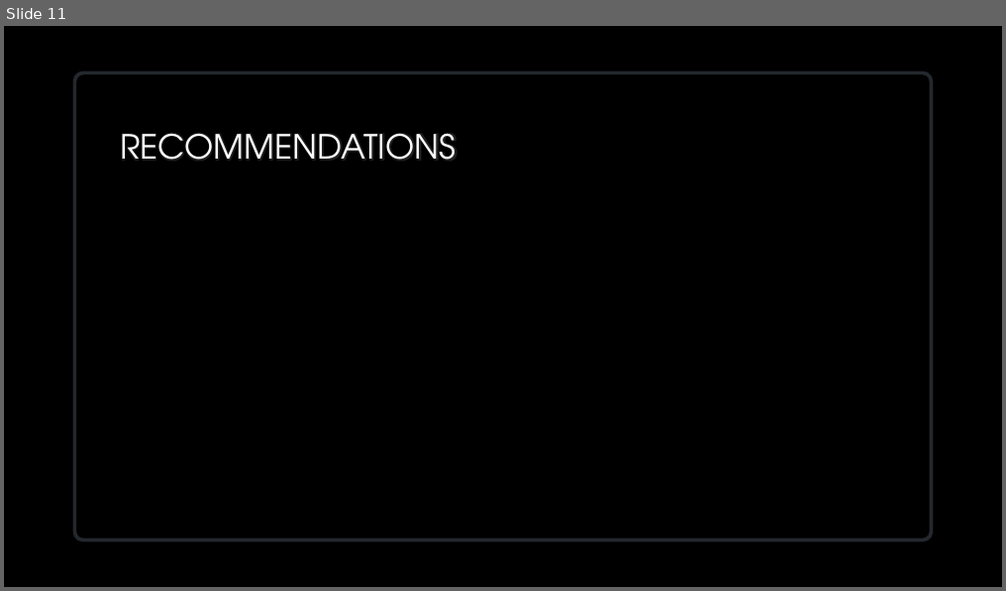
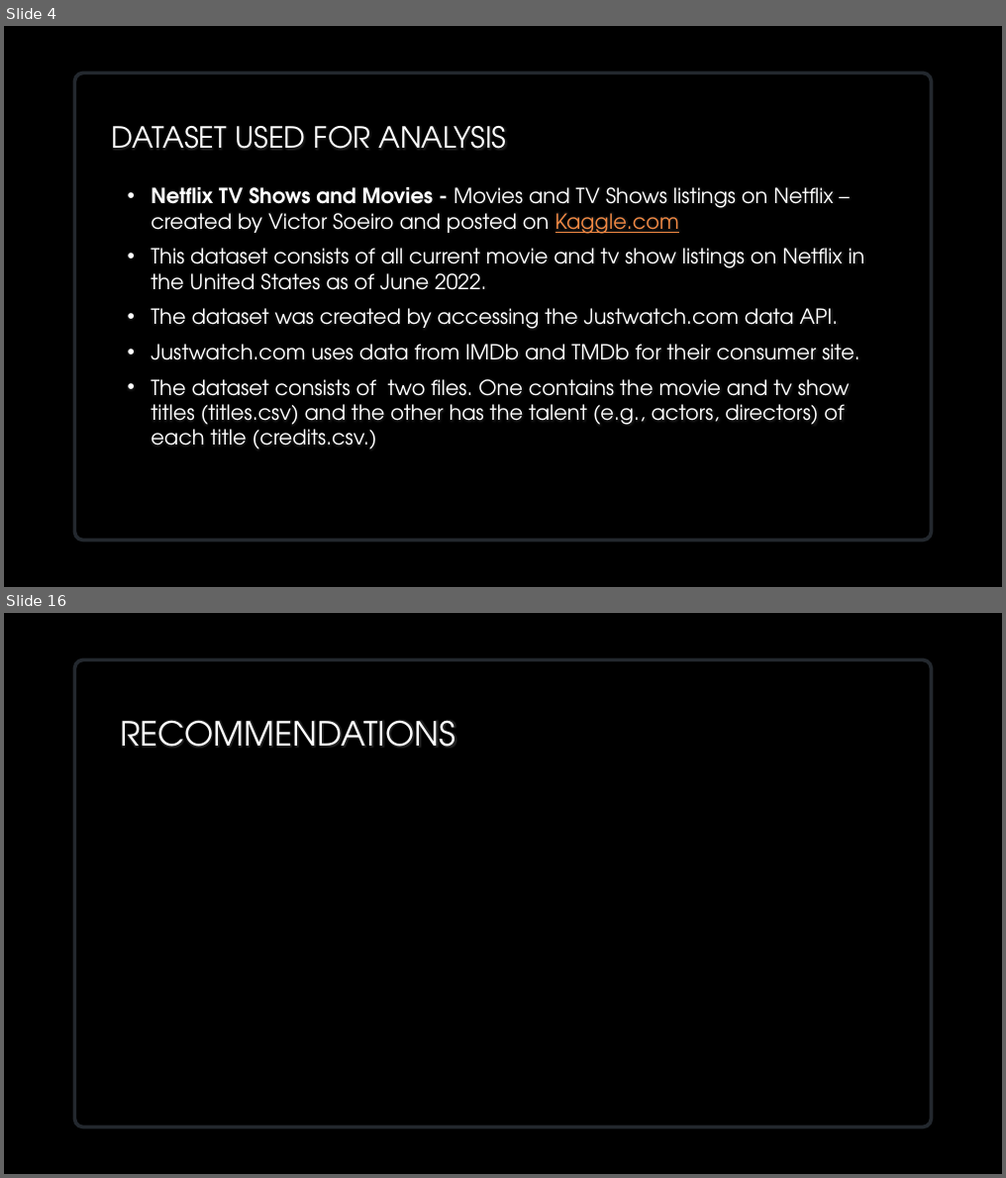
Before and after one commit to VedranaGATech/Project_1_Neflix_and_Chill, a slide deck: Group 1 Presentation 1.pptx. Shown one above the other, each under a label of ours: slide 11 before the commit, slides 4 and 16 after it; the slides between them are not shown. The pictures are 1006x591 and 1006x1178 pixels, drawn with LibreOffice and Linux fonts; fonts in the diff are those of the drawing; background and template pictures are left out. Boxes give left, top, right and bottom in pixels: in the first picture for what was removed or moved away, otherwise in the second. Text is boxed around its words. In the diff, an @@ line names an element or a change of style, - is before the commit and + after.

```diff
--- a/Group 1 Presentation 1.pptx
+++ b/Group 1 Presentation 1.pptx
@@ slide 4 added at box(4, 26, 1002, 587), background picture (left out) @@
@@ rounded rectangle added at box(74, 74, 931, 541), fill #000000, outline #282E35 3.5 pt @@
@@ title added at box(111, 126, 506, 149), 28 pt, text gradient #FFFFFF to #A6A6A6 @@
+DATASET USED FOR ANALYSIS
@@ text added at box(151, 187, 865, 450), 20 pt, text gradient #FFFFFF to #BFBFBF @@
+• Netflix TV Shows and Movies - Movies and TV Shows listings on Netflix – created by Victor Soeiro and posted on Kaggle.com
+• This dataset consists of all current movie and tv show listings on Netflix in the United States as of June 2022.
+• The dataset was created by accessing the Justwatch.com data API.
+• Justwatch.com uses data from IMDb and TMDb for their consumer site.
+• The dataset consists of two files. One contains the movie and tv show titles (titles.csv) and the other has the talent (e.g., actors, directors) of each title (credits.csv.)
@@ what was slide 11 is now slide 16 @@
```
Also in this commit, not shown: 6 slides changed, 8 other slides added, 4 slides removed, 4 other files.
